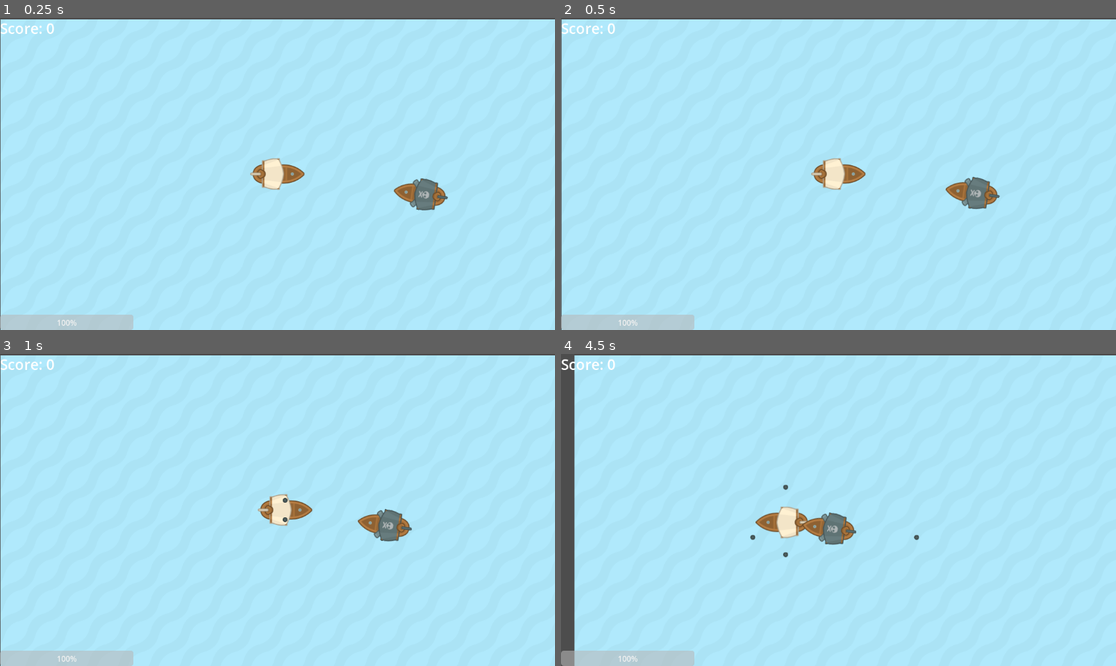
Above: before the commit, frames 1-4 (two rows, left to right).
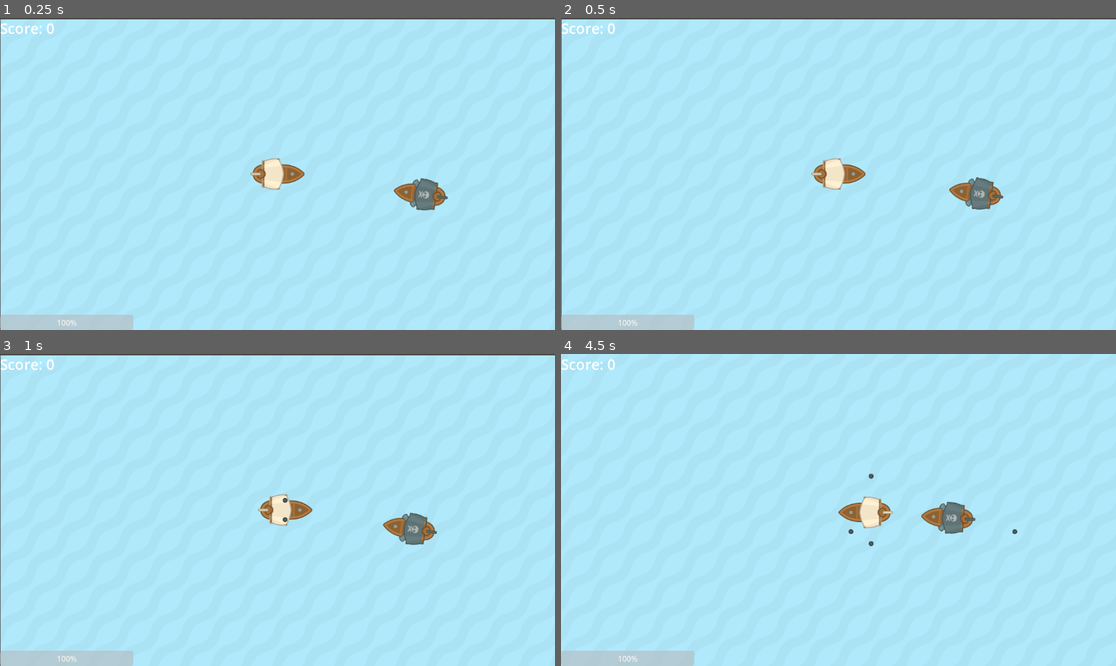
Above: after the commit, the same moments.

Repository: FlorianEduservices/pirate-survivors
Game: Godot game, scene res://Maps/gym_pirate.tscn
Two runs of this game, one before a commit and one after it. Both use one fixed random seed, a clock stepped at 60 frames per second and the inputs below. This scene is started directly instead of the project's main scene.
Inputs:
- Up to frame 1 (0.25 s): no input
- Up to frame 2 (0.5 s): no input
- Up to frame 3 (1 s): hold D (player_move_right) from 0.53 s (still down)
- Up to frame 4 (4.5 s): release D (player_move_right) at 1.28 s; hold S (player_move_down) 1.28-2.03 s; hold D (player_move_right) 2.03-2.78 s; hold W (player_move_up) 2.78-3.53 s; hold A (player_move_left) from 3.53 s (still down)

Frame 1 is identical in both runs. In frame 2, 0.4% of the frame differs, in the area x 69-80%, y 50-62%; in frame 3, 1.0%; in frame 4, 5.5%, in the area x 0-100%, y 0-100%.

Commit message:
Pirate move to player

Diff:
--- a/Character/pirate.gd
+++ b/Character/pirate.gd
@@ -8,16 +8,19 @@
 
 
 # Called every frame. 'delta' is the elapsed time since the previous frame.
-func _physics_process(delta: float) -> void:
+func _physics_process(_delta: float) -> void:
 	var player_nodes = get_tree().get_nodes_in_group("Player")
 	if player_nodes.size() > 0:
 		var player = player_nodes[0]
 
 		# compute direction to player
 		var direction_to_player = player.position - position
-		# Transform direction to force
-		var force = direction_to_player.normalized() * speed
 
-		apply_central_force(force)
-		# Rotate the ship to face its moving direction
-		rotation = force.angle()
+		var distance_to_player = direction_to_player.length()
+		if distance_to_player > 300:
+			# Transform direction to force
+			var force = direction_to_player.normalized() * speed
+			apply_central_force(force)
+			# Rotate the ship to face its moving direction
+			#rotation = force.angle()
+		rotation = direction_to_player.angle()
--- a/Character/player.gd
+++ b/Character/player.gd
@@ -25,6 +25,7 @@
 		force += Vector2(0, -speed)
 	if Input.is_action_pressed("player_move_down"):
 		force += Vector2(0, speed)
+
 	if force.length() > 0:
 		apply_central_force(force)
 		rotation = force.angle() # Orient le bateau dans le sens de sa velocites
